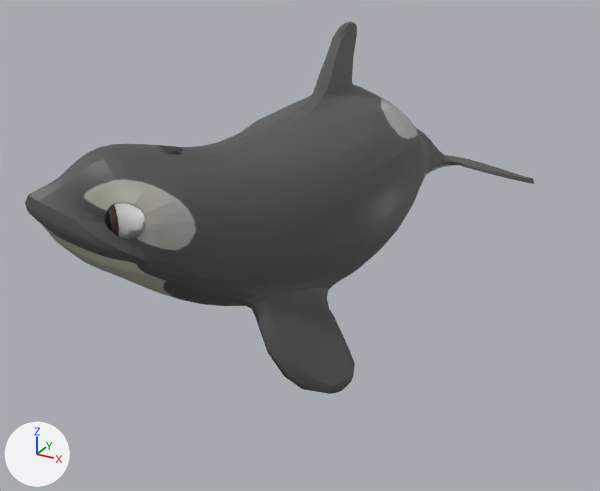
What one commit did to the FBX model FirstPersonWhale/Assets/Animation/Salmon Sequence/scarlet_rock_point_left.fbx.
The view is the same before and after, from a 50 mm camera at (1.71, -3.39, 1.77) aimed at (-0.07, -0.17, 0.16). The axes (+X, +Y, +Z) are drawn at lower left. The lights are the same throughout. Both versions are drawn at frame 30 of the action 'Take 001'; the numbers are the values there.

In view in the first picture: 'luna:left_eye_geo', 'luna:luna_geo'.
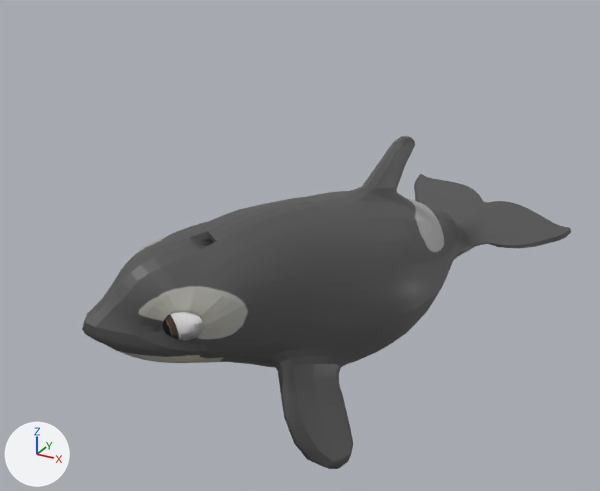
The change in detail:
Bone 'luna:center_root_bind_joint' (bone_luna_center_root_bind_joint) moves from (-5.2, 9.4, -9.1) to (2.7, -18.3, 3.1).
Bone 'luna:center_root_bind_joint' (bone_luna_center_root_bind_joint) turns from (3, -22, 0) to (11, -18, -17) degrees about its own x, y and z.
Bone 'luna:center_chest_bind_joint' (bone_luna_center_chest_bind_joint) turns from (-1, 21, 6) to (0, 12, 6) degrees about its own x, y and z.
Bone 'luna:center_tail_1_bind_joint' (bone_luna_center_tail_1_bind_joint) turns from (-1, 0, -17) to (0, 0, 7) degrees about its own x, y and z.
Bone 'luna:center_tail_2_bind_joint' (bone_luna_center_tail_2_bind_joint) turns from (0, 0, 7) to (0, 0, 0) degrees about its own x, y and z.
Bone 'luna:center_tail_3_bind_joint' (bone_luna_center_tail_3_bind_joint) turns from (0, 0, 3) to (0, 0, 7) degrees about its own x, y and z.
Bone 'luna:center_tail_4_bind_joint' (bone_luna_center_tail_4_bind_joint) turns from (0, 0, 8) to (0, 0, -9) degrees about its own x, y and z.
Bone 'luna:center_tail_5_bind_joint' (bone_luna_center_tail_5_bind_joint) turns from (0, 0, 1) to (0, 0, 38) degrees about its own x, y and z.
Bone 'luna:center_tail_6_bind_joint' (bone_luna_center_tail_6_bind_joint) turns from (0, 0, 5) to (0, 0, 16) degrees about its own x, y and z.
Bone 'luna:center_dorsal_fin_3_bind_joint' (bone_luna_center_dorsal_fin_3_bind_joint) turns from (0, 0, 0) to (0, 0, -12) degrees about its own x, y and z.
Bone 'luna:center_neck_bind_joint' (bone_luna_center_neck_bind_joint) turns from (9, -9, -20) to (7, -6, 16) degrees about its own x, y and z.
Bone 'luna:center_head_bind_joint' (bone_luna_center_head_bind_joint) turns from (2, -5, 5) to (2, -1, -1) degrees about its own x, y and z.

What differs and where, as boxes (x1, y1, x2, y2) in the pictures (600 x 491 px):
'luna:luna_geo', posed (11% shorter): before (25, 21, 534, 394); after (82, 136, 571, 469)
'luna:left_eye_geo', posed: before (105, 203, 145, 239); after (163, 311, 203, 341)
bone 'luna:center_root_bind_joint', root to tip: before (210, 224) to (208, 151); after (250, 283) to (267, 214)
bone 'luna:center_chest_bind_joint', root to tip: before (300, 195) to (295, 90); after (326, 276) to (349, 178)
bone 'luna:center_tail_1_bind_joint', root to tip: before (349, 157) to (360, 98); after (375, 257) to (390, 205)
bone 'luna:center_tail_2_bind_joint', root to tip: before (373, 162) to (380, 115); after (401, 250) to (415, 207)
bone 'luna:center_tail_3_bind_joint', root to tip: before (392, 162) to (397, 124); after (421, 246) to (430, 212)
bone 'luna:center_tail_4_bind_joint', root to tip: before (406, 162) to (411, 126); after (437, 240) to (449, 207)
bone 'luna:center_tail_5_bind_joint', root to tip: before (420, 158) to (426, 118); after (449, 241) to (453, 209)
bone 'luna:center_tail_6_bind_joint', root to tip: before (435, 157) to (439, 135); after (468, 222) to (469, 206)
bone 'luna:center_dorsal_fin_3_bind_joint', root to tip: before (345, 46) to (335, 39); after (400, 155) to (396, 141)
bone 'luna:center_neck_bind_joint', root to tip: before (210, 224) to (224, 190); after (250, 283) to (254, 253)
bone 'luna:center_head_bind_joint', root to tip: before (176, 218) to (193, 163); after (218, 292) to (225, 244)
